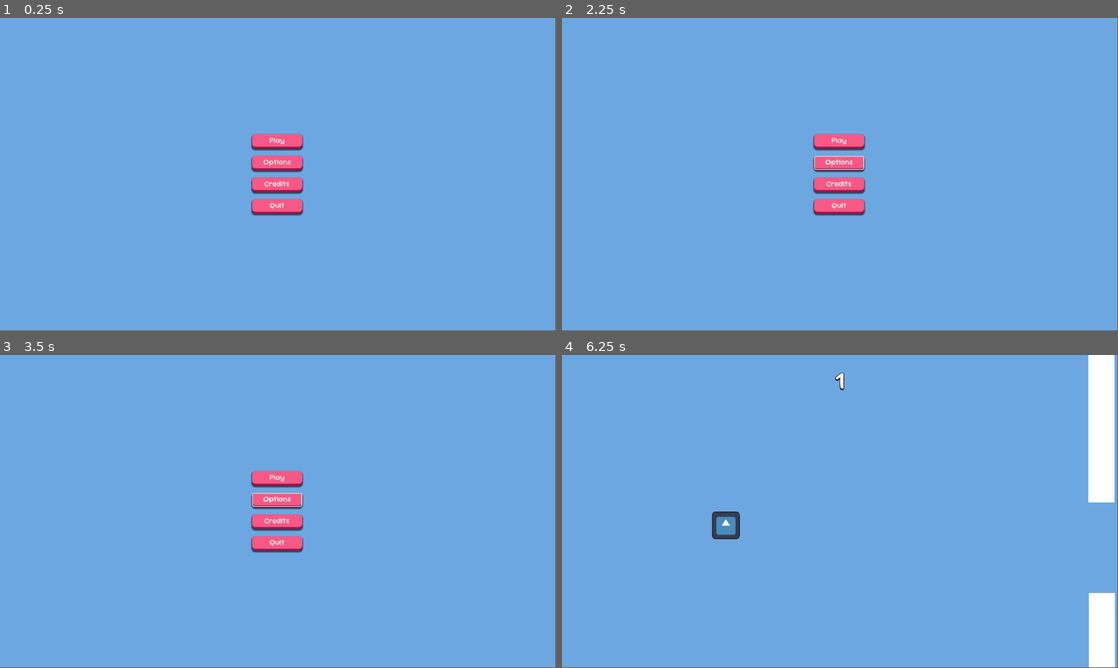
Above: before the commit, frames 1-4 (two rows, left to right).
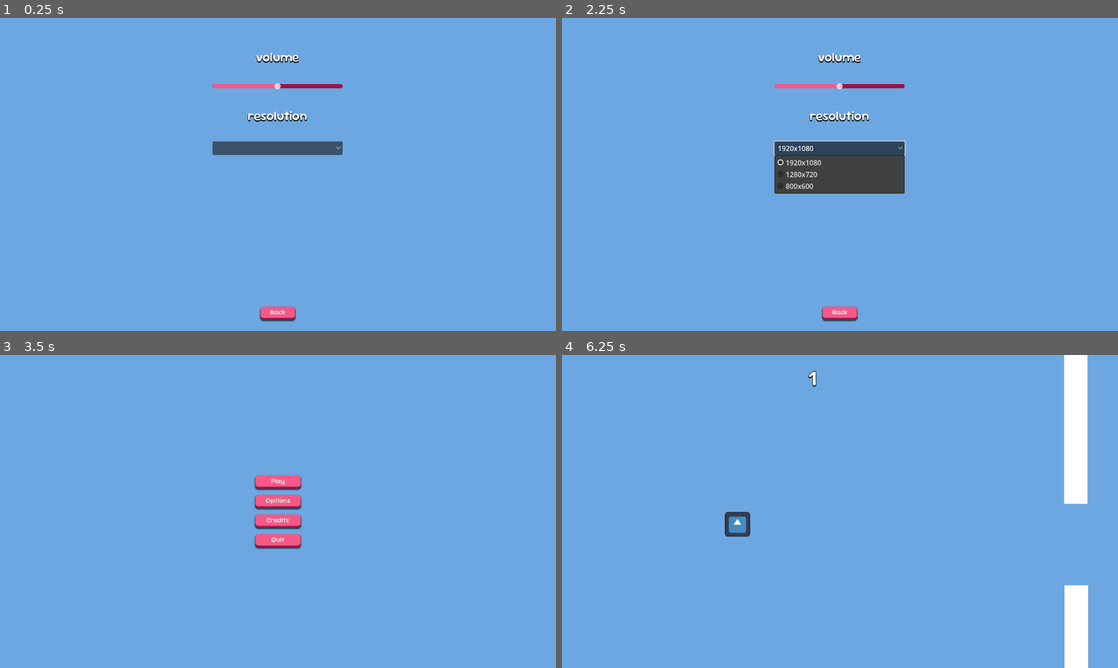
Above: after the commit, the same moments.

Repository: deshis/Modern-User-Interfaces-game
Game: Godot game, scene res://Scenes/menu.tscn
Same seed, same stepped clock (60 frames per second), same inputs: the game is played once before the commit and once after it. The engine's default icon, where the game draws it, is replaced by a stand-in: a white triangle on a blue panel in a dark square.
Inputs (mouse positions are in pixels of both pictures, inside the frame that each line leads up to):
- Up to frame 1 (0.25 s): no input
- Up to frame 2 (2.25 s): click (840, 149) at 0.52 s; click (840, 161) at 1.25 s, where only the run before the commit has a clickable "Options"; click (840, 149) at 2 s, where only the run after the commit has a clickable "1920x1080"
- Up to frame 3 (3.5 s): click (278, 649) at 2.75 s, where only the run after the commit has a clickable "Back"
- Up to frame 4 (6.25 s): click "Play" at 3.5 s; tap Space (jump) at 4.52, 5.27 s
In our replay, the window is 799x449 before the commit and 800x450 after it. These sizes can differ from the game's own. Grey fills any space a smaller window leaves; there, only what the larger window draws over its background counts as a difference.

The runs differ from the first frame. In frame 1, 3.7% of the frame differs, in the area x 38-62%, y 11-98%; in frame 2, 5.7%; in frame 3, 1.3%; in frame 4, 7.1%, in the area x 26-100%, y 0-100%.

Commit message:
Basic optionsmenu added

Diff:
--- a/Scenes/game.tscn
+++ b/Scenes/game.tscn
@@ -209,10 +209,10 @@
 anchor_top = 0.5
 anchor_right = 0.5
 anchor_bottom = 0.5
-offset_left = -133.5
-offset_top = -11.5
-offset_right = 534.5
-offset_bottom = 40.5
+offset_left = -334.0
+offset_top = 95.8645
+offset_right = 334.0
+offset_bottom = 147.865
 grow_horizontal = 2
 grow_vertical = 2
 size_flags_horizontal = 4
@@ -223,6 +223,7 @@
 [node name="pause_menu" parent="CanvasLayer" instance=ExtResource("4_awaty")]
 
 [node name="ending_screen" type="Control" parent="CanvasLayer"]
+visible = false
 layout_mode = 3
 anchors_preset = 0
 offset_top = 20.0
--- a/Scenes/menu.tscn
+++ b/Scenes/menu.tscn
@@ -1,8 +1,55 @@
-[gd_scene load_steps=4 format=3 uid="uid://op8hbj6nynuj"]
+[gd_scene load_steps=10 format=3 uid="uid://op8hbj6nynuj"]
 
 [ext_resource type="Script" uid="uid://cnvtkgpfeyjex" path="res://Scripts/menu.gd" id="1_2q54o"]
 [ext_resource type="Theme" uid="uid://cd6f3ggwx64uf" path="res://button_theme.tres" id="2_cayip"]
 [ext_resource type="AudioStream" uid="uid://ne7tcbyfys8y" path="res://Resources/Music/Mining by Moonlight.mp3" id="2_xhh6f"]
+[ext_resource type="FontFile" uid="uid://cmjdwokqjj2hd" path="res://SourGummy-SemiBold.ttf" id="3_158mb"]
+
+[sub_resource type="LabelSettings" id="LabelSettings_wwsa2"]
+font = ExtResource("3_158mb")
+font_size = 30
+outline_color = Color(0, 0, 0, 1)
+shadow_size = 3
+shadow_color = Color(0, 0, 0, 1)
+shadow_offset = Vector2(0, 2)
+
+[sub_resource type="StyleBoxFlat" id="StyleBoxFlat_jsrd8"]
+content_margin_left = 5.0
+content_margin_top = 5.0
+content_margin_right = 5.0
+content_margin_bottom = 5.0
+bg_color = Color(0.968627, 0.345098, 0.52549, 1)
+corner_radius_top_left = 5
+corner_radius_top_right = 5
+corner_radius_bottom_right = 5
+corner_radius_bottom_left = 5
+
+[sub_resource type="StyleBoxFlat" id="StyleBoxFlat_wbdvm"]
+content_margin_left = 5.0
+content_margin_top = 5.0
+content_margin_right = 5.0
+content_margin_bottom = 5.0
+bg_color = Color(0.968627, 0.345098, 0.52549, 1)
+corner_radius_top_left = 5
+corner_radius_top_right = 5
+corner_radius_bottom_right = 5
+corner_radius_bottom_left = 5
+
+[sub_resource type="StyleBoxFlat" id="StyleBoxFlat_q3rjx"]
+content_margin_left = 5.0
+content_margin_top = 5.0
+content_margin_right = 5.0
+content_margin_bottom = 5.0
+bg_color = Color(0.623529, 0.0705882, 0.286275, 1)
+corner_radius_top_left = 5
+corner_radius_top_right = 5
+corner_radius_bottom_right = 5
+corner_radius_bottom_left = 5
+
+[sub_resource type="Theme" id="Theme_6swd7"]
+HSlider/styles/grabber_area = SubResource("StyleBoxFlat_jsrd8")
+HSlider/styles/grabber_area_highlight = SubResource("StyleBoxFlat_wbdvm")
+HSlider/styles/slider = SubResource("StyleBoxFlat_q3rjx")
 
 [node name="Menu" type="Control"]
 layout_mode = 3
@@ -14,6 +61,7 @@
 script = ExtResource("1_2q54o")
 
 [node name="MainScreen" type="MarginContainer" parent="."]
+visible = false
 layout_mode = 1
 anchors_preset = -1
 anchor_left = 0.331163
@@ -86,6 +134,64 @@
 theme = ExtResource("2_cayip")
 text = "Back"
 
+[node name="Options" type="MarginContainer" parent="."]
+layout_mode = 1
+anchors_preset = -1
+anchor_left = 0.311
+anchor_right = 0.689
+anchor_bottom = 1.0
+offset_left = 0.419983
+offset_right = -0.420044
+offset_bottom = 1.0
+grow_horizontal = 2
+grow_vertical = 2
+theme_override_constants/margin_left = 30
+theme_override_constants/margin_top = 70
+theme_override_constants/margin_right = 30
+theme_override_constants/margin_bottom = 30
+
+[node name="VBoxContainer" type="VBoxContainer" parent="Options"]
+layout_mode = 2
+size_flags_horizontal = 4
+theme_override_constants/separation = 40
+
+[node name="Label" type="Label" parent="Options/VBoxContainer"]
+layout_mode = 2
+text = "volume"
+label_settings = SubResource("LabelSettings_wwsa2")
+horizontal_alignment = 1
+
+[node name="volume" type="HSlider" parent="Options/VBoxContainer"]
+custom_minimum_size = Vector2(300, 0)
+layout_mode = 2
+theme = SubResource("Theme_6swd7")
+min_value = -50.0
+max_value = 50.0
+
+[node name="Label2" type="Label" parent="Options/VBoxContainer"]
+layout_mode = 2
+size_flags_horizontal = 4
+text = "resolution"
+label_settings = SubResource("LabelSettings_wwsa2")
+
+[node name="resolution" type="OptionButton" parent="Options/VBoxContainer"]
+layout_mode = 2
+item_count = 3
+popup/item_0/text = "1920x1080"
+popup/item_0/id = 0
+popup/item_1/text = "1280x720"
+popup/item_1/id = 1
+popup/item_2/text = "800x600"
+popup/item_2/id = 2
+
+[node name="Back" type="Button" parent="Options"]
+custom_minimum_size = Vector2(75, 0)
+layout_mode = 2
+size_flags_horizontal = 4
+size_flags_vertical = 8
+theme = ExtResource("2_cayip")
+text = "Back"
+
 [node name="MusicAudioStreamPlayer" type="AudioStreamPlayer2D" parent="."]
 position = Vector2(568, 327)
 stream = ExtResource("2_xhh6f")
@@ -98,3 +204,6 @@
 [connection signal="pressed" from="MainScreen/VBoxContainer/Credits" to="." method="_on_credits_pressed"]
 [connection signal="pressed" from="MainScreen/VBoxContainer/Quit" to="." method="_on_quit_pressed"]
 [connection signal="pressed" from="Credits/Back" to="." method="_on_back_pressed"]
+[connection signal="value_changed" from="Options/VBoxContainer/volume" to="." method="_on_volume_value_changed"]
+[connection signal="item_selected" from="Options/VBoxContainer/resolution" to="." method="_on_resolution_item_selected"]
+[connection signal="pressed" from="Options/Back" to="." method="_on_back_pressed"]
--- a/Scripts/menu.gd
+++ b/Scripts/menu.gd
@@ -2,6 +2,7 @@
 
 @onready var mainScreen = $MainScreen
 @onready var creditsScreen = $Credits
+@onready var optionsScreen = $Options
 
 #Play button
 func _on_play_pressed() -> void:
@@ -10,7 +11,8 @@
 
 #Options button
 func _on_options_pressed() -> void:
-	pass
+	mainScreen.visible = false
+	optionsScreen.visible = true
 
 
 #Quit button
@@ -25,4 +27,19 @@
 
 func _on_back_pressed() -> void:
 	mainScreen.visible = true
+	optionsScreen.visible = false
 	creditsScreen.visible = false
+
+
+func _on_volume_value_changed(value: float) -> void:
+	AudioServer.set_bus_volume_db(0, value)
+
+
+func _on_resolution_item_selected(index: int) -> void:
+	match index:
+		0:
+			DisplayServer.window_set_size(Vector2i(1920, 1080))
+		1:
+			DisplayServer.window_set_size(Vector2i(1280, 720))
+		2:
+			DisplayServer.window_set_size(Vector2i(800, 600))
--- a/project.godot
+++ b/project.godot
@@ -14,6 +14,12 @@
 run/main_scene="res://Scenes/menu.tscn"
 config/features=PackedStringArray("4.4", "GL Compatibility")
 config/icon="res://icon.svg"
+
+[display]
+
+window/size/viewport_width=1280
+window/size/viewport_height=720
+window/stretch/mode="viewport"
 
 [input]
 
